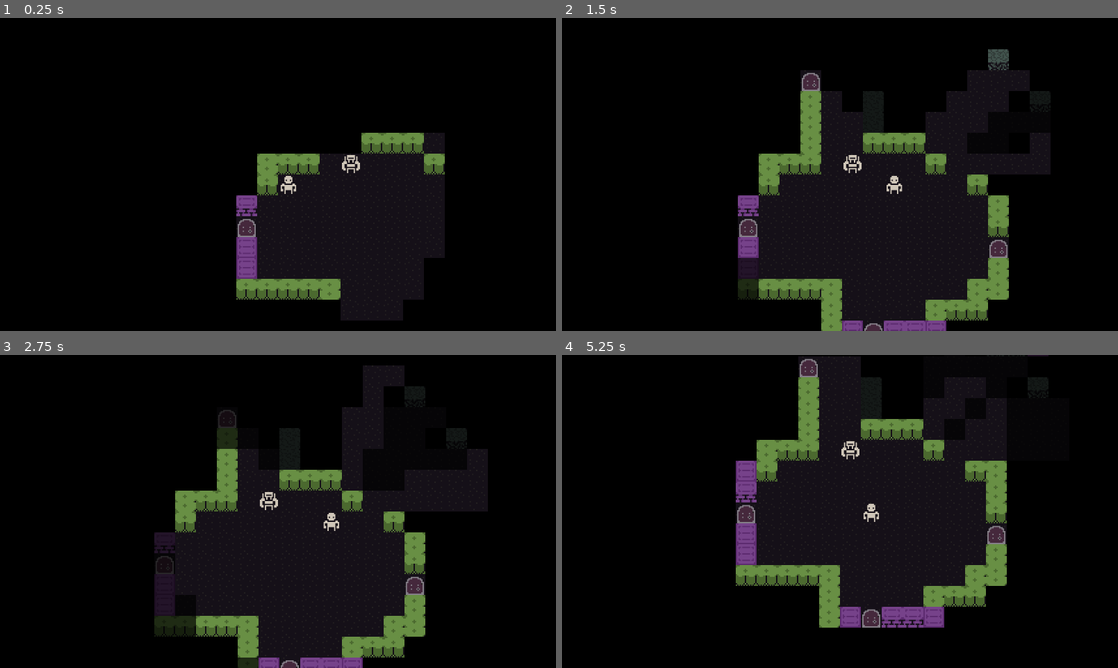
Above: before the commit, frames 1-4 (two rows, left to right).
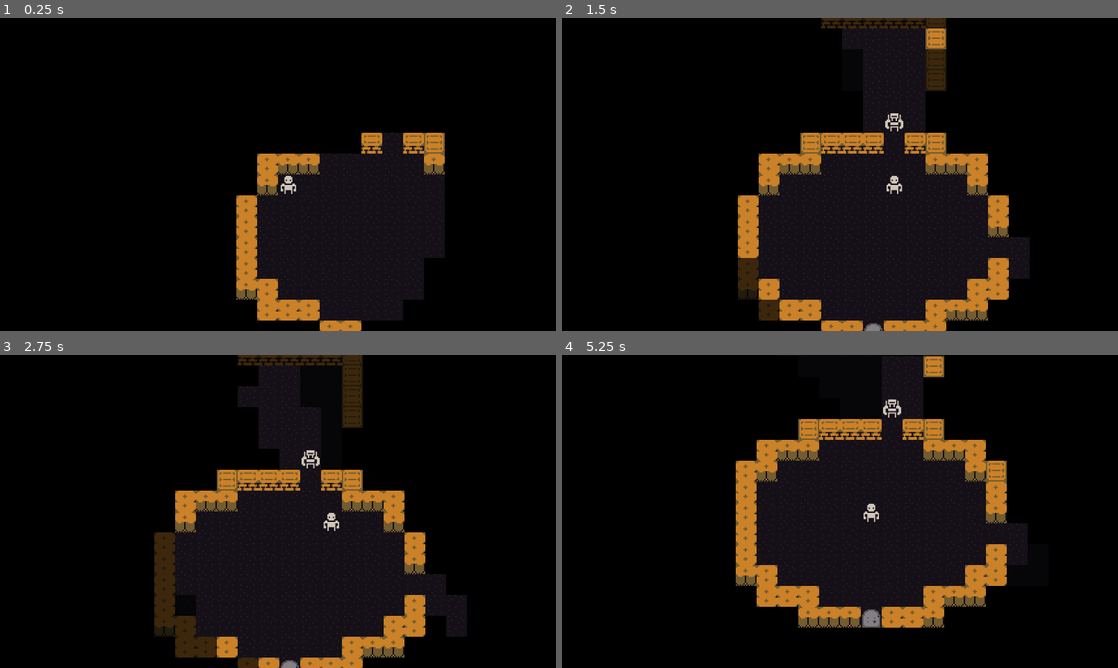
Above: after the commit, the same moments.

Repository: maxwell-github78/godot-roguelike
Game: Godot game, scene res://Game/game.tscn
The game is run twice, just before and just after one commit, with the same random seed, the same clock (stepped at 60 frames per second) and the same inputs.
Inputs (mouse positions are in pixels of both pictures, inside the frame that each line leads up to):
- Up to frame 1 (0.25 s): no input
- Up to frame 2 (1.5 s): tap Enter at 0.5 s; move the mouse to (962, 158) at 0.52 s; hold Right (ui_right) 0.53-1.28 s; click (962, 158) at 0.67 s; move the mouse to (728, 190) at 1.27 s; hold Down (ui_down) from 1.28 s (still down)
- Up to frame 3 (2.75 s): move the mouse to (333, 442) at 2.02 s; release Down (ui_down) at 2.03 s; hold Right (ui_right) from 2.03 s (still down)
- Up to frame 4 (5.25 s): move the mouse to (812, 574) at 2.77 s; release Right (ui_right) at 2.78 s; hold Up (ui_up) 2.78-3.53 s; click (812, 574) at 2.92 s; move the mouse to (1006, 558) at 3.52 s; hold Left (ui_left) 3.53-5.03 s; move the mouse to (673, 464) at 4.27 s; tap Space at 5 s; move the mouse to (867, 511) at 5.02 s; hold Down (ui_down) from 5.03 s (still down); click (867, 511) at 5.17 s

The runs differ from the first frame. In frame 1, 5.4% of the frame differs, in the area x 42-80%, y 36-100%; in frame 2, 13%, in the area x 31-88%, y 0-100%; in frame 3, 12%; in frame 4, 13%.

Commit message:
Added new tiles. Added chance for doors to be floor instead. Made enemies spawn at a distance and on walkable tiles.

Diff:
--- a/Game/entity_generator.gd
+++ b/Game/entity_generator.gd
@@ -19,10 +19,17 @@
 	var feature_number: int
 	var feature_type: EntityDefinition
 	var entity: Entity
+	var distance_from_player_start: Vector2i
+	var tile: Tile
 	assert(n_monsters < dungeon.floor_grid_positions.size())
-	for i in range(n_monsters):
+	var monster_count: int = 0
+	while monster_count <= n_monsters:
 		index = rng.randi_range(0, dungeon.floor_grid_positions.size() - 1)
 		grid_position = dungeon.floor_grid_positions.pop_at(index)
+		distance_from_player_start = grid_position - dungeon.player_start_position
+		tile = dungeon.get_tile_xy(grid_position.x, grid_position.y)
+		if distance_from_player_start.x**2 + distance_from_player_start.y**2 < 5**2 or not tile.is_walkable():
+			continue
 		feature_number = rng.randi_range(0, 99)
 		for key in feature_weights.keys():
 			if feature_number >= feature_weights[key][0] and feature_number <= feature_weights[key][1]:
@@ -30,3 +37,4 @@
 
 		entity = Entity.new(grid_position, feature_type)
 		dungeon.entities.append(entity)
+		monster_count += 1
--- a/Game/game.tscn
+++ b/Game/game.tscn
@@ -19,10 +19,10 @@
 [node name="DungeonGenerator" type="Node" parent="Map" unique_id=1998384909]
 script = ExtResource("4_jcm6v")
 
-[node name="TileGenerator" type="Node" parent="Map" unique_id=484676913]
+[node name="TileGenerator" type="Node" parent="Map/DungeonGenerator" unique_id=484676913]
 script = ExtResource("4_kul4i")
 
-[node name="EntityGenerator" type="Node" parent="Map" unique_id=1964684418]
+[node name="EntityGenerator" type="Node" parent="Map/DungeonGenerator" unique_id=1964684418]
 script = ExtResource("5_7gi1t")
 
 [node name="FieldOfView" type="Node" parent="Map" unique_id=731902409]
--- a/Map/dungeon_generator.gd
+++ b/Map/dungeon_generator.gd
@@ -5,9 +5,11 @@
 @export var map_width: int = 160
 @export var map_height: int = 160
 
+@onready var player_start_position: Vector2i = Vector2i( map_width / 2 + 2, map_height / 2 + 2)
+
 var _rng := RandomNumberGenerator.new()
-@onready var tile_generator: TileGenerator = $"../TileGenerator"
-@onready var entity_generator: EntityGenerator = $"../EntityGenerator"
+@onready var tile_generator: TileGenerator = $TileGenerator
+@onready var entity_generator: EntityGenerator = $EntityGenerator
 
 func _ready() -> void:
 	#_rng.seed = 4738259
@@ -16,7 +18,7 @@
 func generate_dungeon(player: Entity) -> MapData:
 	var dungeon := MapData.new(map_width, map_height)
 
-	player.grid_position = Vector2i( map_width / 2 + 2, map_height / 2 + 2)
+	player.grid_position = player_start_position
 	dungeon.entities.append(player)
 
 	tile_generator.generate(dungeon, _rng)
--- a/Map/map_data.gd
+++ b/Map/map_data.gd
@@ -10,11 +10,13 @@
 var entities: Array[Entity]
 var tile_types: Dictionary
 var floor_grid_positions: Array[Vector2i]
+var player_start_position: Vector2i
 
 
 func _init(map_width: int, map_height: int) -> void:
 	width = map_width
 	height = map_height
+	player_start_position = Vector2i( width / 2 + 2, height / 2 + 2)
 	entities = []
 	tile_types = Files.read_definitions(dir_path_string)
 	_setup_tiles()
--- a/Map/tile_generator.gd
+++ b/Map/tile_generator.gd
@@ -86,7 +86,13 @@
 					var wall_index := rng.randi_range(0, max(0, len(walls) - 1))
 					var definition := walls[wall_index]
 					_carve_room_walls(dungeon, candidate_room, definition)
-					_carve_tile(dungeon, candidate_mark.position.x, candidate_mark.position.y, dungeon.tile_types.door)
+					var portal: TileDefinition
+					if rng.randf() > 0.7:
+						portal = dungeon.tile_types.door
+					else:
+						portal = dungeon.tile_types.floor
+					_carve_tile(dungeon, candidate_mark.position.x, candidate_mark.position.y, portal)
+
 					#_carve_tile(dungeon, new_spot.x, new_spot.y, dungeon.tile_types.floor)
 					fixed.append(new_spot)
 					var front: Vector2i = new_spot + 1 * mark.direction
--- a/assets/definitions/tiles/door.tres
+++ b/assets/definitions/tiles/door.tres
@@ -1,7 +1,7 @@
 [gd_resource type="Resource" script_class="TileDefinition" format=3 uid="uid://hyys1vicjcyb"]
 
 [ext_resource type="Script" uid="uid://biqdguueu58bs" path="res://Map/tile_definition.gd" id="1_3tgew"]
-[ext_resource type="Texture2D" uid="uid://djxtqiuglbe8h" path="res://assets/textures/tileset-programmer.png" id="2_bdh8j"]
+[ext_resource type="Texture2D" uid="uid://bcp65fwyx0s3p" path="res://assets/textures/tileset-programmer-celestial.png" id="2_bdh8j"]
 
 [sub_resource type="AtlasTexture" id="AtlasTexture_or238"]
 atlas = ExtResource("2_bdh8j")
--- a/assets/definitions/tiles/wall_blue.tres
+++ b/assets/definitions/tiles/wall_blue.tres
@@ -1,7 +1,7 @@
 [gd_resource type="Resource" script_class="TileDefinition" format=3 uid="uid://o21euij1k2dp"]
 
 [ext_resource type="Script" uid="uid://biqdguueu58bs" path="res://Map/tile_definition.gd" id="1_xyco6"]
-[ext_resource type="Texture2D" uid="uid://djxtqiuglbe8h" path="res://assets/textures/tileset-programmer.png" id="2_80qeq"]
+[ext_resource type="Texture2D" uid="uid://bcp65fwyx0s3p" path="res://assets/textures/tileset-programmer-celestial.png" id="2_80qeq"]
 
 [sub_resource type="AtlasTexture" id="AtlasTexture_80qeq"]
 atlas = ExtResource("2_80qeq")
--- a/assets/definitions/tiles/wall_red.tres
+++ b/assets/definitions/tiles/wall_red.tres
@@ -1,7 +1,7 @@
 [gd_resource type="Resource" script_class="TileDefinition" format=3 uid="uid://dnjltpqaso5ny"]
 
 [ext_resource type="Script" uid="uid://biqdguueu58bs" path="res://Map/tile_definition.gd" id="1_uolf4"]
-[ext_resource type="Texture2D" uid="uid://djxtqiuglbe8h" path="res://assets/textures/tileset-programmer.png" id="2_0nt7e"]
+[ext_resource type="Texture2D" uid="uid://bcp65fwyx0s3p" path="res://assets/textures/tileset-programmer-celestial.png" id="2_0nt7e"]
 
 [sub_resource type="AtlasTexture" id="AtlasTexture_0nt7e"]
 atlas = ExtResource("2_0nt7e")
Binary file added: assets/textures/tileset-programmer-celestial.png
Not shown, added: assets/textures/tileset-programmer-celestial.png.import
